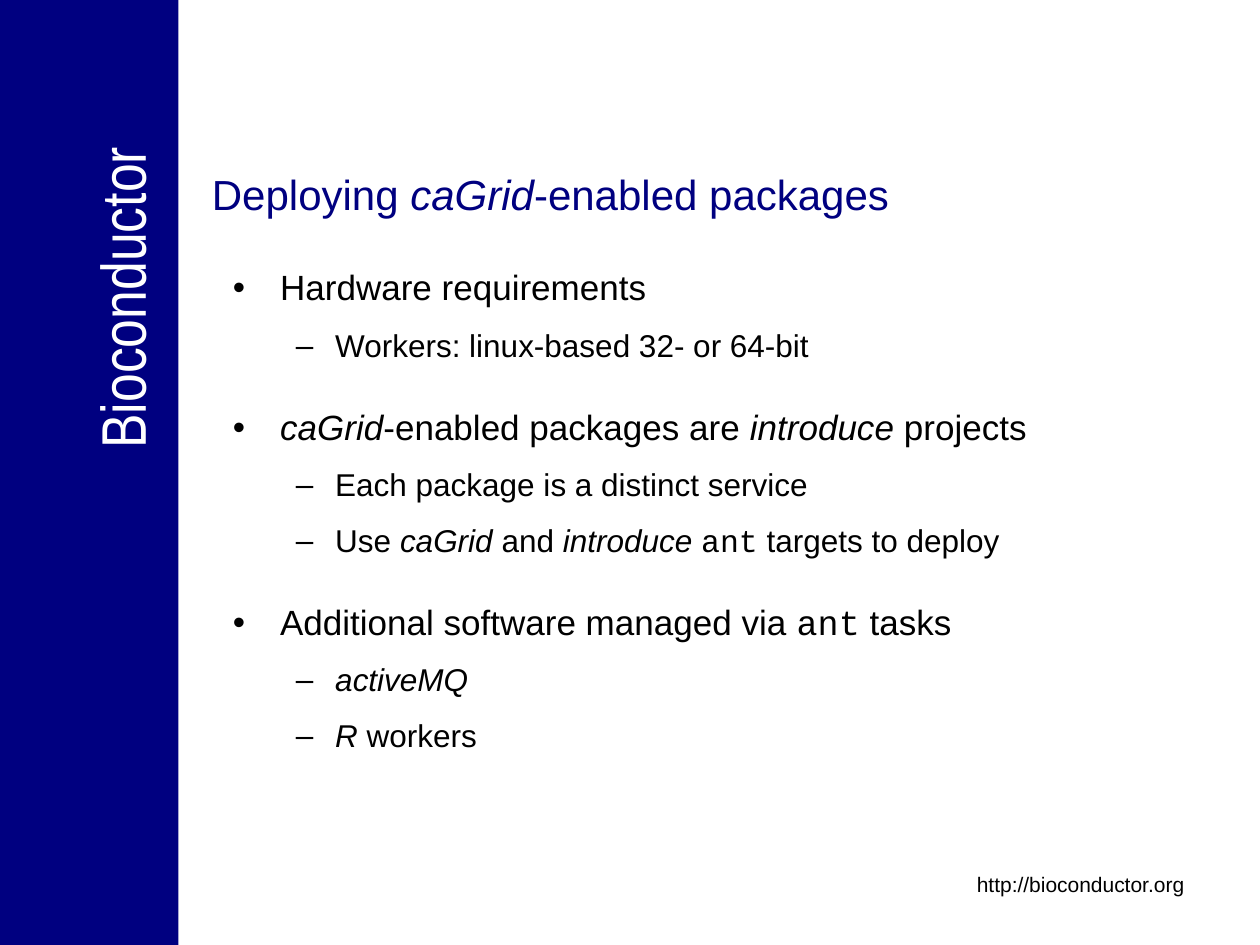
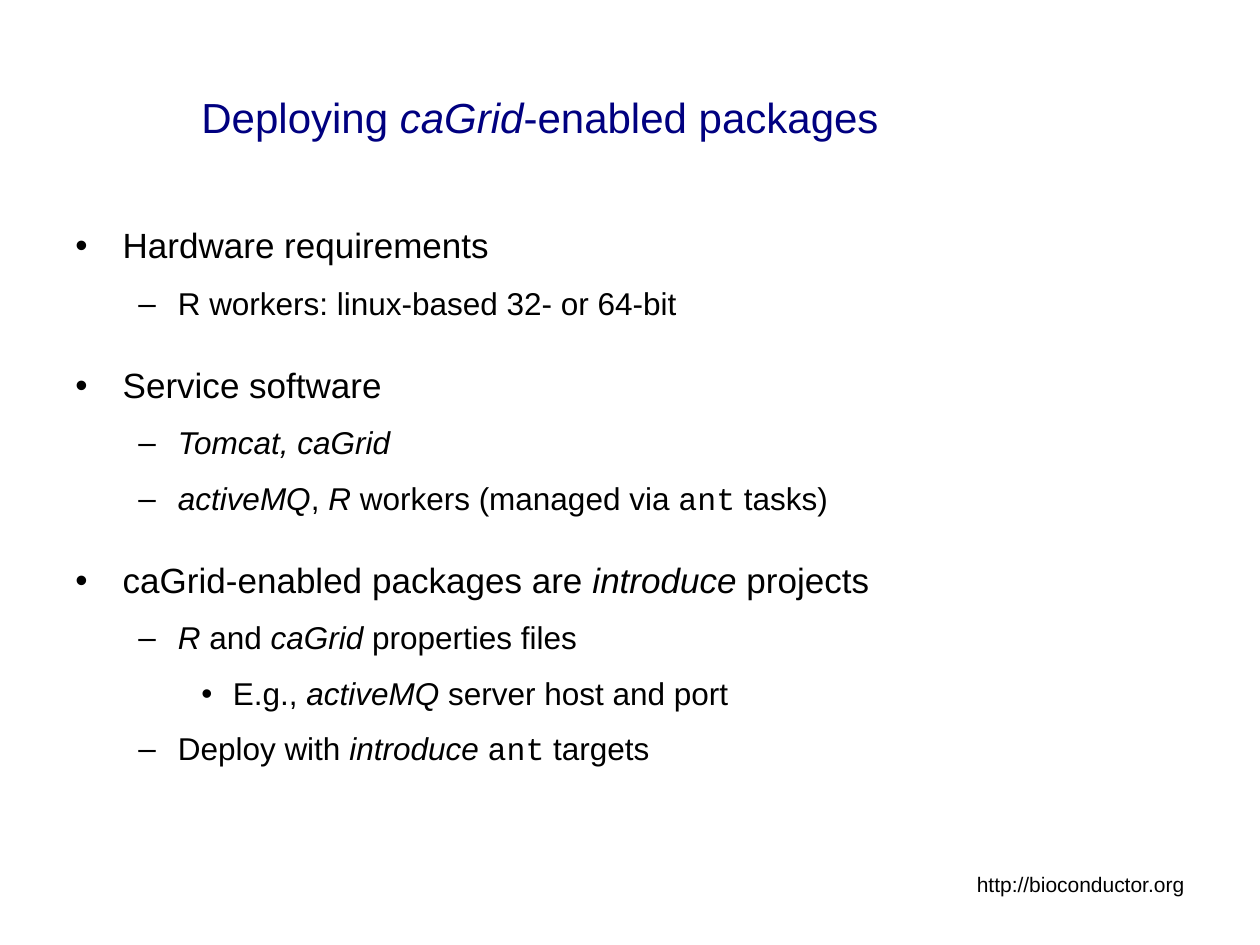
Before and after one commit to NCIP/bioconductor_v1, a slide deck: slide 22 of trunk/bioconductor/Presentations/caBIG_Annual_Meeting_2007_Tech_Demo.ppt (slide 17 before the commit). Drawn at 1260x945 pixels with LibreOffice and Linux fonts; fonts in the diff are those of the drawing; background and template pictures are left out. Boxes give left, top, right and bottom in pixels: in the first picture for what was removed or moved away, otherwise in the second. Text is boxed around its words. In the diff, an @@ line names an element or a change of style, - is before the commit and + after.

```diff
--- a/trunk/bioconductor/Presentations/caBIG_Annual_Meeting_2007_Tech_Demo.ppt
+++ b/trunk/bioconductor/Presentations/caBIG_Annual_Meeting_2007_Tech_Demo.ppt
@@ rectangle removed at (0, 0, 179, 945) @@
@@ title "Deploying caGrid-enabled packages": place and size @@
-title "Deploying caGrid-enabled packages" at (212, 179, 889, 218)
+title "Deploying caGrid-enabled packages" at (201, 102, 879, 141)
@@ title "Deploying caGrid-enabled packages" at (201, 102, 879, 141): vertical alignment top to middle @@
@@ text removed at (88, 177, 159, 438) @@
-Bioconductor
@@ text "Hardware requirements": place and size @@
-text "Hardware requirements" at (280, 274, 1027, 748)
+text "Hardware requirements" at (123, 232, 869, 766)
@@ text at (123, 292, 828, 516): text changed @@
-  – Workers: linux-based 32- or 64-bit
+  – R workers: linux-based 32- or 64-bit
+• Service software
+  – Tomcat, caGrid
+  – activeMQ, R workers (managed via ant tasks)
@@ text at (123, 567, 869, 599): italic off in "caGrid-enabled" @@
@@ text at (178, 626, 728, 766): text changed @@
-  – Each package is a distinct service
-  – Use caGrid and introduce ant targets to deploy
-• Additional software managed via ant tasks
-  – activeMQ
-  – R workers
+  – R and caGrid properties files
+    • E.g., activeMQ server host and port
+  – Deploy with introduce ant targets
```
Also in this commit, not shown: 18 other slides changed, 21 slides added, 10 slides removed.
